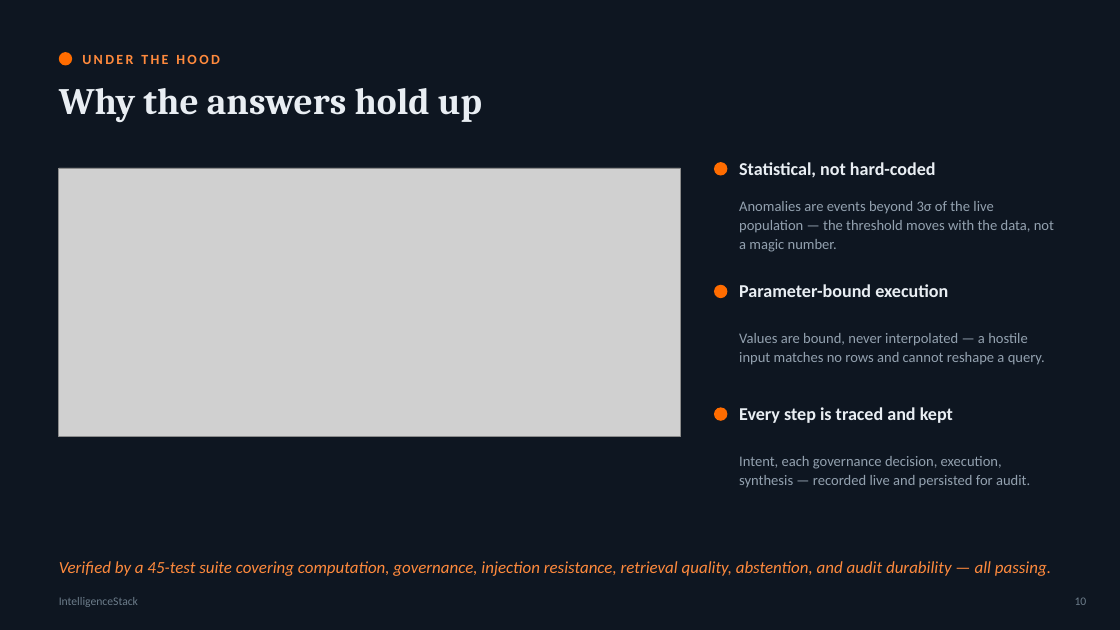
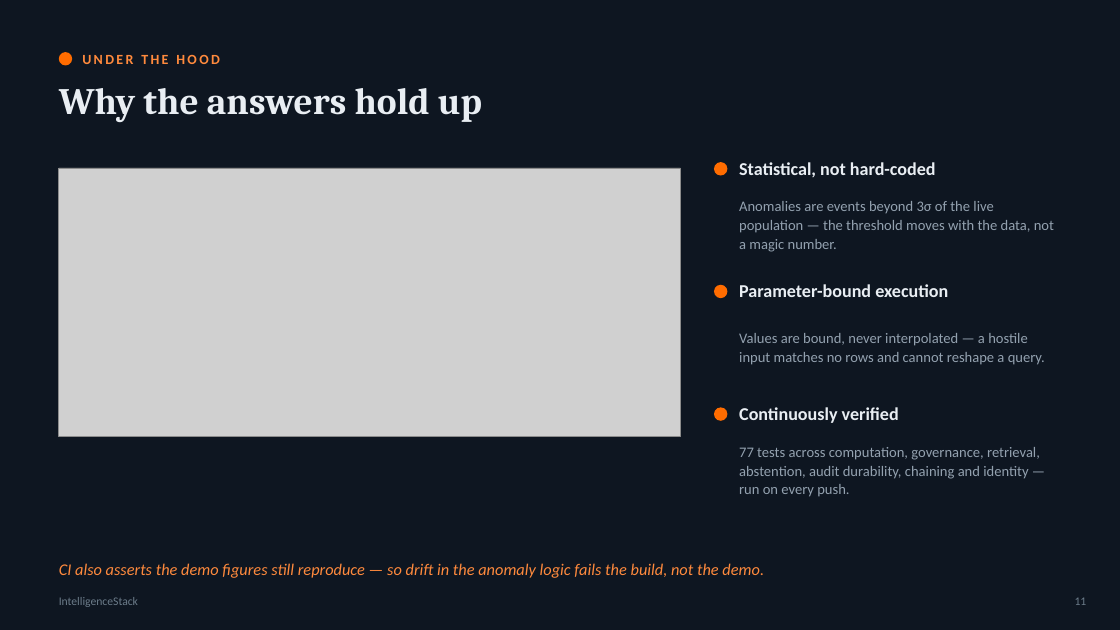
Before and after one commit to atharvvani464/IntelligenceStack, a slide deck: slide 11 of IntelligenceStack_Executive_Deck.pptx (slide 10 before the commit). Drawn at 1120x630 pixels with LibreOffice and Linux fonts; fonts in the diff are those of the drawing; grey boxes stand for pictures. Boxes give left, top, right and bottom in pixels: in the first picture for what was removed or moved away, otherwise in the second. Text is boxed around its words. In the diff, an @@ line names an element or a change of style, - is before the commit and + after.

```diff
--- a/IntelligenceStack_Executive_Deck.pptx
+++ b/IntelligenceStack_Executive_Deck.pptx
@@ text at <box>739,407,899,423</box>: text changed @@
-Every step is traced and kept
+Continuously verified
@@ text at <box>739,447,1040,497</box>: text changed @@
-Intent, each governance decision, execution, synthesis — recorded live and persisted for audit.
+77 tests across computation, governance, retrieval, abstention, audit durability, chaining and identity — run on every push.
@@ text at <box>59,563,764,578</box>: text changed; size 14.5 to 14 pt @@
-Verified by a 45-test suite covering computation, governance, injection resistance, retrieval quality, abstention, and audit durability — all passing.
+CI also asserts the demo figures still reproduce — so drift in the anomaly logic fails the build, not the demo.
@@ text at <box>1075,597,1087,605</box>: text changed @@
-10
+11
```
Also in this commit, not shown: 11 other slides changed, 3 slides added, 2 slides removed, 1 other file.
